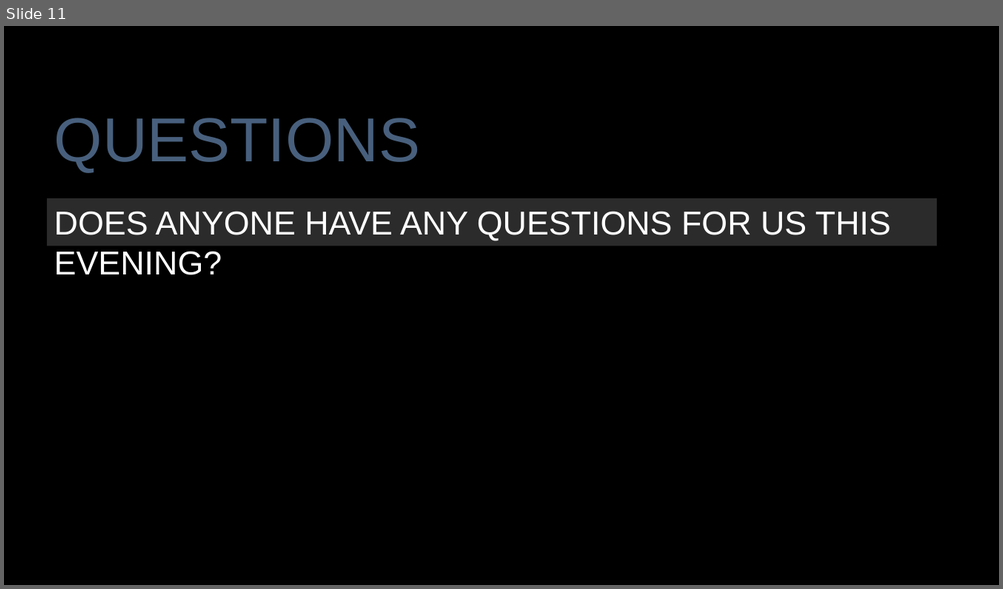
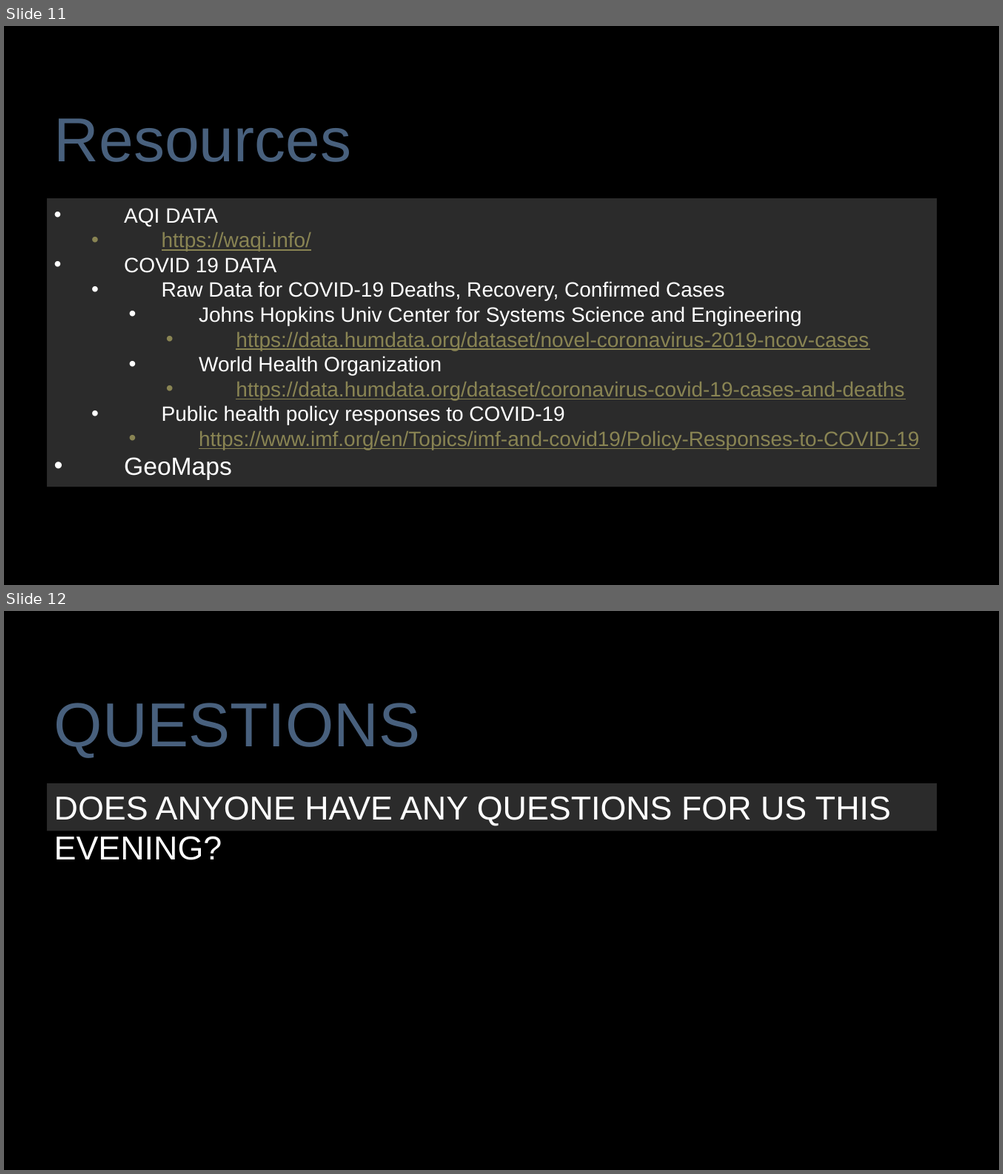
Before and after one commit to rigsbyk/Project-One, a slide deck: Presentation_Slides.pptx. Shown one above the other, each under a label of ours: slide 11 before the commit, slides 11 and 12 after it. The pictures are 1003x589 and 1003x1174 pixels, drawn with LibreOffice and Linux fonts; fonts in the diff are those of the drawing; background and template pictures are left out. Boxes give left, top, right and bottom in pixels: in the first picture for what was removed or moved away, otherwise in the second. Text is boxed around its words. In the diff, an @@ line names an element or a change of style, - is before the commit and + after.

```diff
--- a/Presentation_Slides.pptx
+++ b/Presentation_Slides.pptx
@@ slide 11 added at (4,26,999,585), background picture (left out) @@
@@ text added at (54,118,351,162), 60 pt, text #48607D @@
+Resources
@@ rectangle added at (4,137,999,524), fill gradient #000000 @@
@@ rectangle added at (46,198,936,487), fill #575757 at 50% opacity, 20 pt, text #898453, underline @@
+• AQI DATA
+  • https://waqi.info/
+• COVID 19 DATA
+  • Raw Data for COVID-19 Deaths, Recovery, Confirmed Cases
+    • Johns Hopkins Univ Center for Systems Science and Engineering
+      • https://data.humdata.org/dataset/novel-coronavirus-2019-ncov-cases
+    • World Health Organization
+      • https://data.humdata.org/dataset/coronavirus-covid-19-cases-and-deaths
+  • Public health policy responses to COVID-19
+    • https://www.imf.org/en/Topics/imf-and-covid19/Policy-Responses-to-COVID-19
+• GeoMaps
@@ what was slide 11 is now slide 12 @@
```
Also in this commit, not shown: 7 slides changed.
